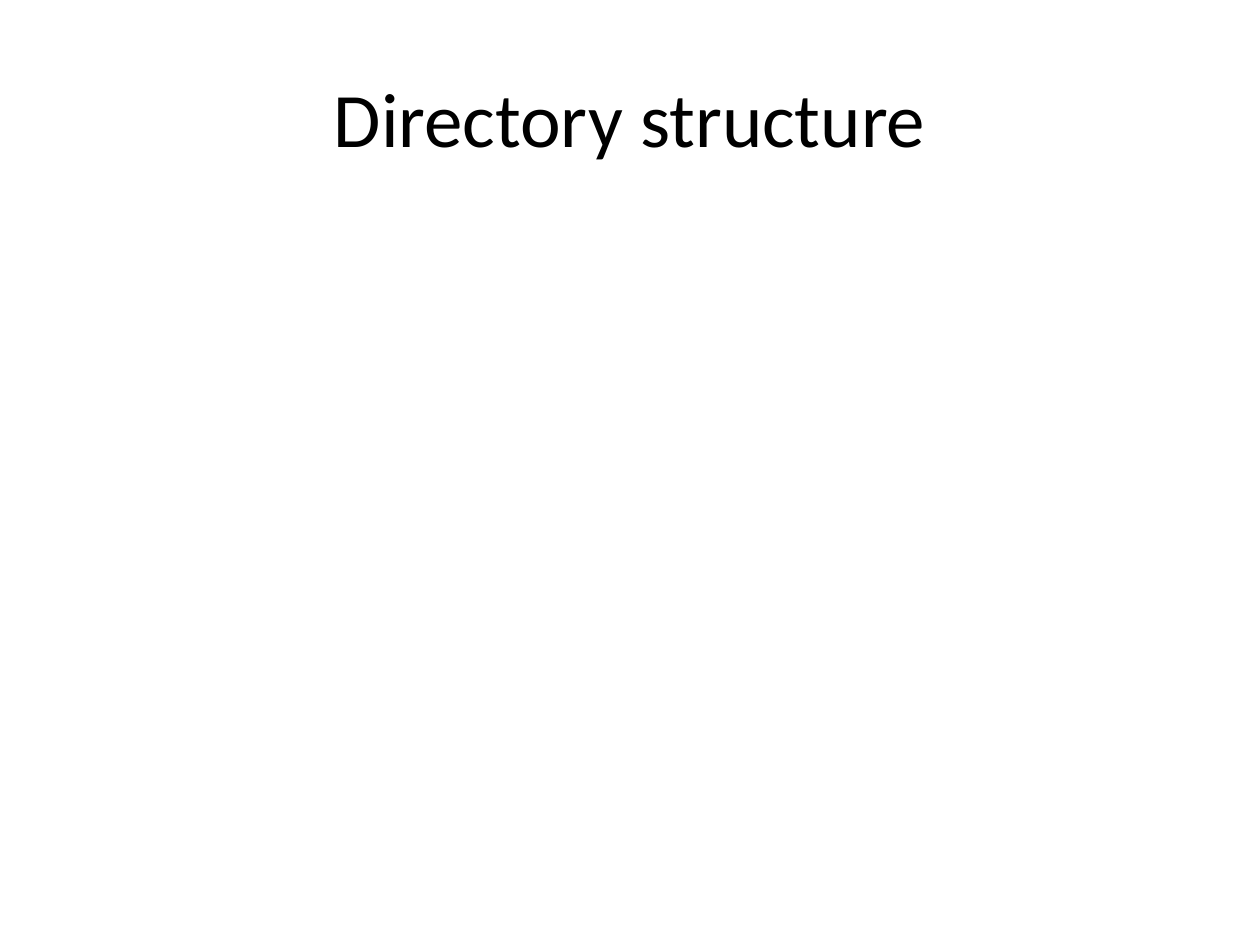
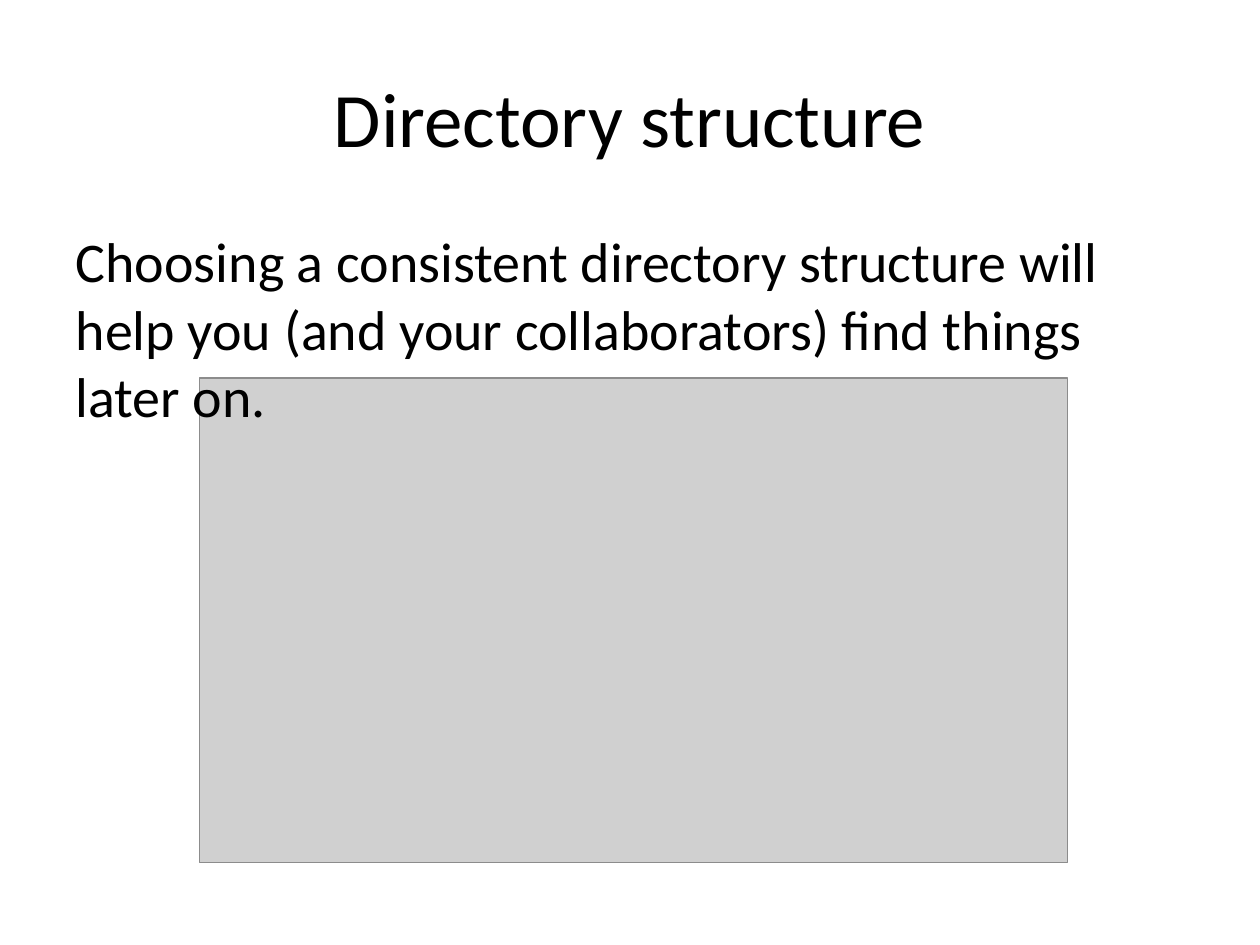
Before and after one commit to rvosa/ngs-workflows, a slide deck: slide 6 of doc/slides/day2/session3/ProjectOrg.pptx. Drawn at 1260x945 pixels with LibreOffice and Linux fonts; fonts in the diff are those of the drawing; grey boxes stand for pictures. Boxes give left, top, right and bottom in pixels: in the first picture for what was removed or moved away, otherwise in the second. Text is boxed around its words. In the diff, an @@ line names an element or a change of style, - is before the commit and + after.

Commit message:
updated slides

```diff
--- a/doc/slides/day2/session3/ProjectOrg.pptx
+++ b/doc/slides/day2/session3/ProjectOrg.pptx
@@ text added at (x1=76, y1=243, x2=1098, y2=430), 32 pt, text #000000 @@
+Choosing a consistent directory structure will help you (and your collaborators) find things later on.
@@ picture added at (x1=199, y1=378, x2=1067, y2=863) @@
```
Also in this commit, not shown: 3 other slides changed, 3 other files.
